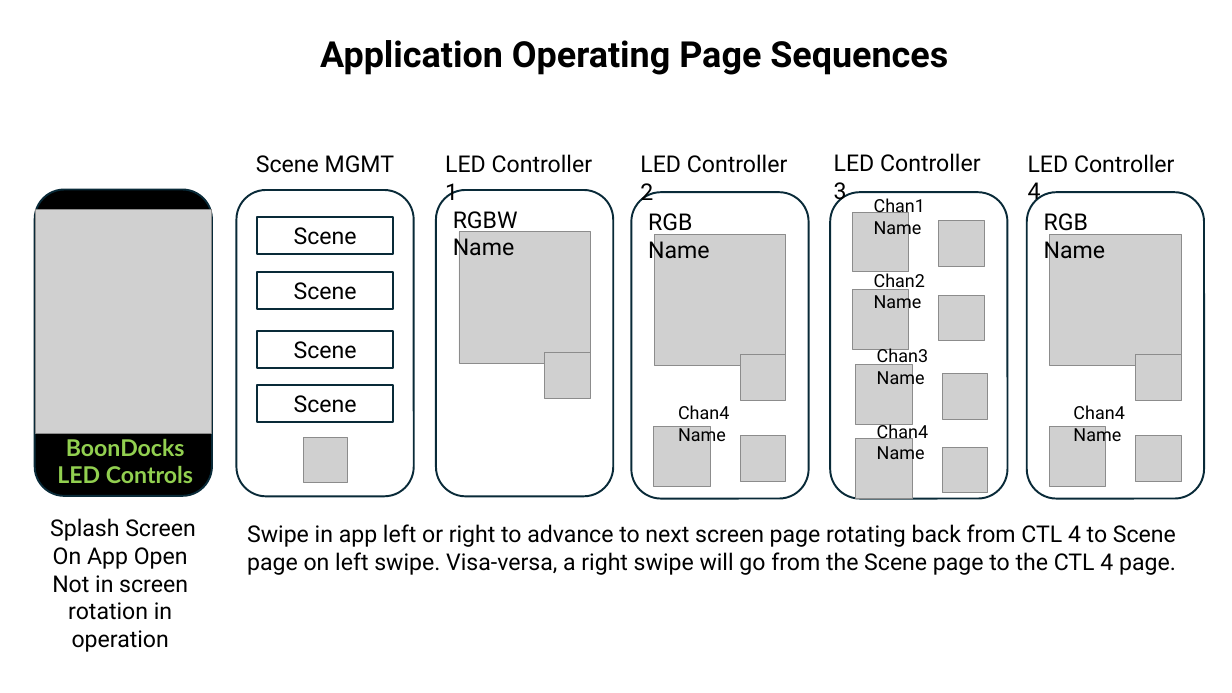
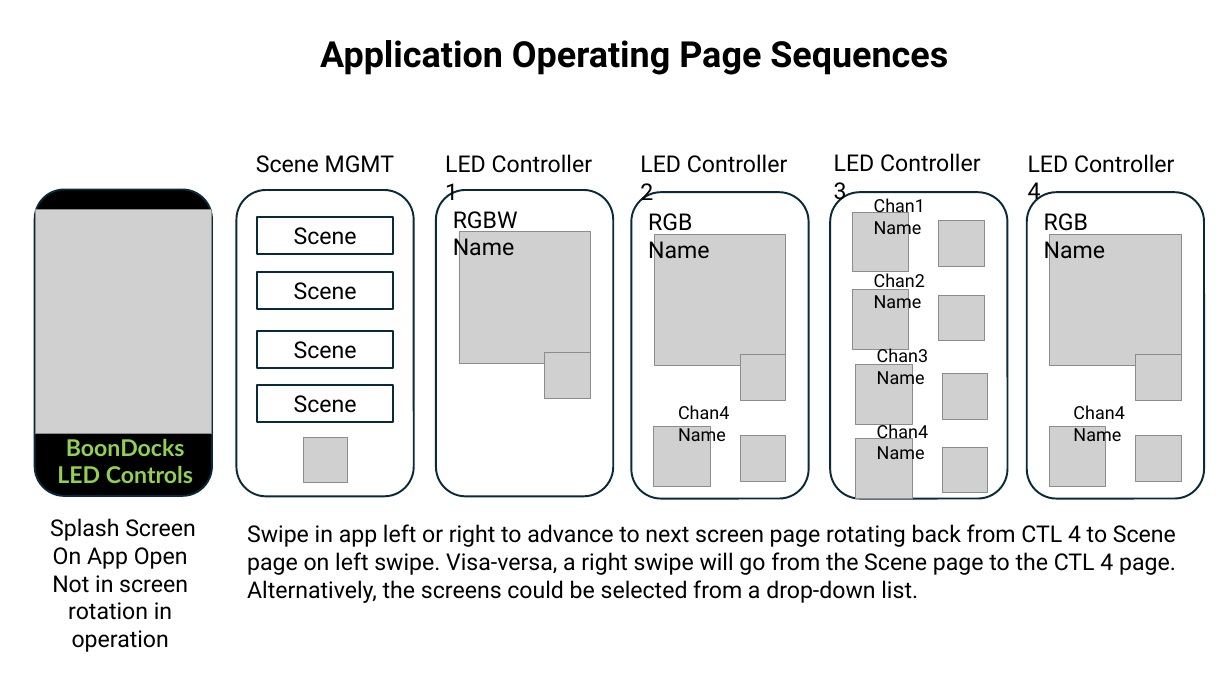
Before and after one commit to tswift123/led_controller, a slide deck: slide 5 of LED Controller Documentation (Toms Edits).pptx (slide 3 before the commit). Drawn at 1232x693 pixels with LibreOffice and Linux fonts; fonts in the diff are those of the drawing; grey boxes stand for pictures. Boxes give left, top, right and bottom in pixels: in the first picture for what was removed or moved away, otherwise in the second. Text is boxed around its words. In the diff, an @@ line names an element or a change of style, - is before the commit and + after.

```diff
--- a/LED Controller Documentation (Toms Edits).pptx
+++ b/LED Controller Documentation (Toms Edits).pptx
@@ text at (x1=247, y1=580, x2=918, y2=603): paragraph added @@
+Alternatively, the screens could be selected from a drop-down list.
```
Also in this commit, not shown: 5 other slides changed, 2 slides added.
